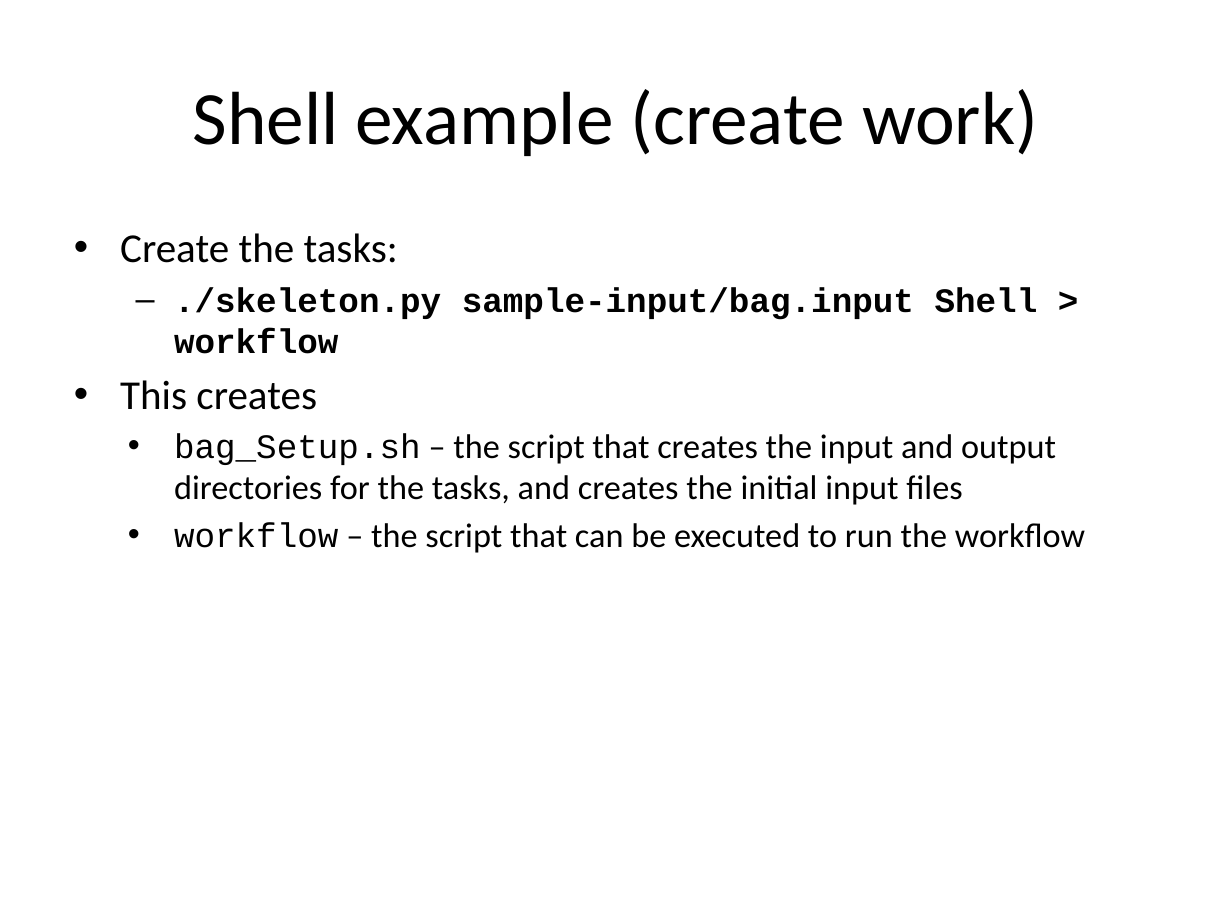
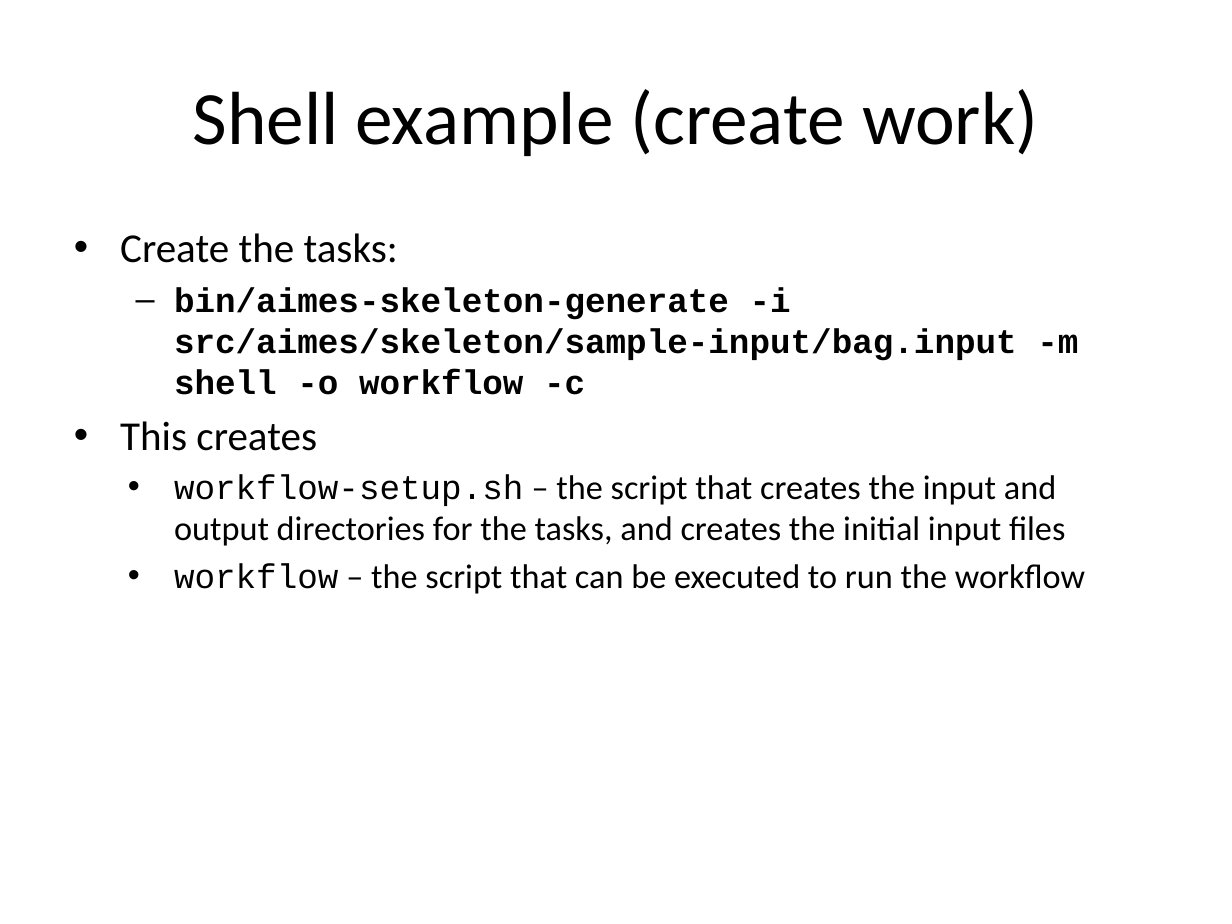
Before and after one commit to applicationskeleton/Skeleton, a slide deck: slide 4 of tutorial/skeleton-tutorial.pptx. Drawn at 1232x924 pixels with LibreOffice and Linux fonts; fonts in the diff are those of the drawing. Boxes give left, top, right and bottom in pixels: in the first picture for what was removed or moved away, otherwise in the second. Text is boxed around its words. In the diff, an @@ line names an element or a change of style, - is before the commit and + after.

```diff
--- a/tutorial/skeleton-tutorial.pptx
+++ b/tutorial/skeleton-tutorial.pptx
@@ text at bbox=[174, 287, 1078, 395]: text changed @@
-  – ./skeleton.py sample-input/bag.input Shell > workflow
+  – bin/aimes-skeleton-generate -i src/aimes/skeleton/sample-input/bag.input -m shell -o workflow -c
@@ text at bbox=[174, 474, 1065, 546]: text changed @@
-    • bag_Setup.sh – the script that creates the input and output directories for the tasks, and creates the initial input files
+    • workflow-setup.sh – the script that creates the input and output directories for the tasks, and creates the initial input files
```
Also in this commit, not shown: 14 other slides changed.
